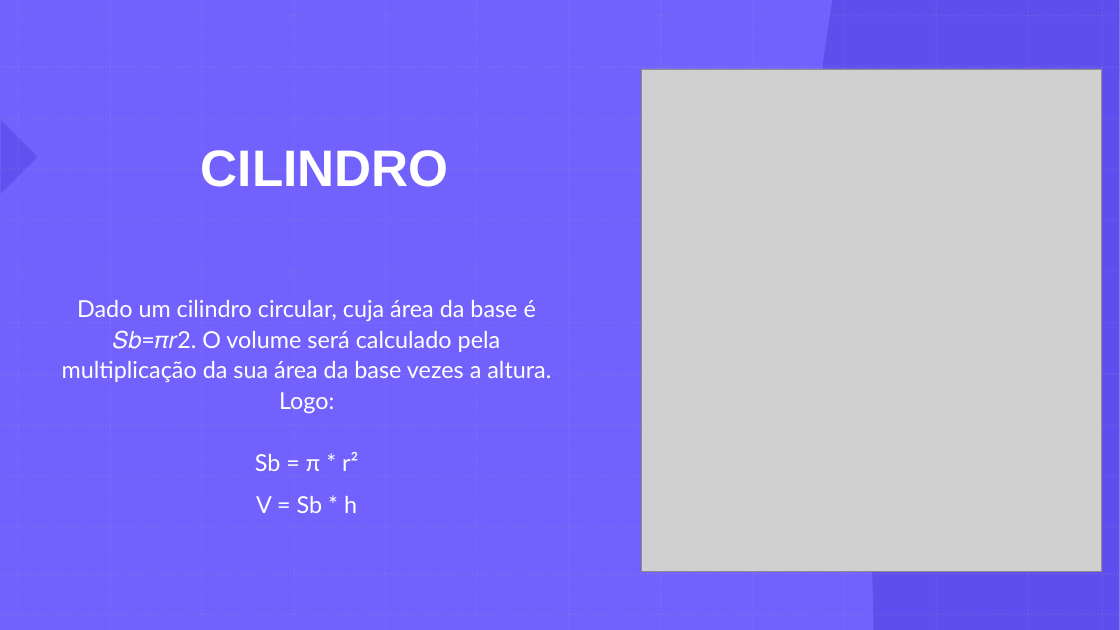
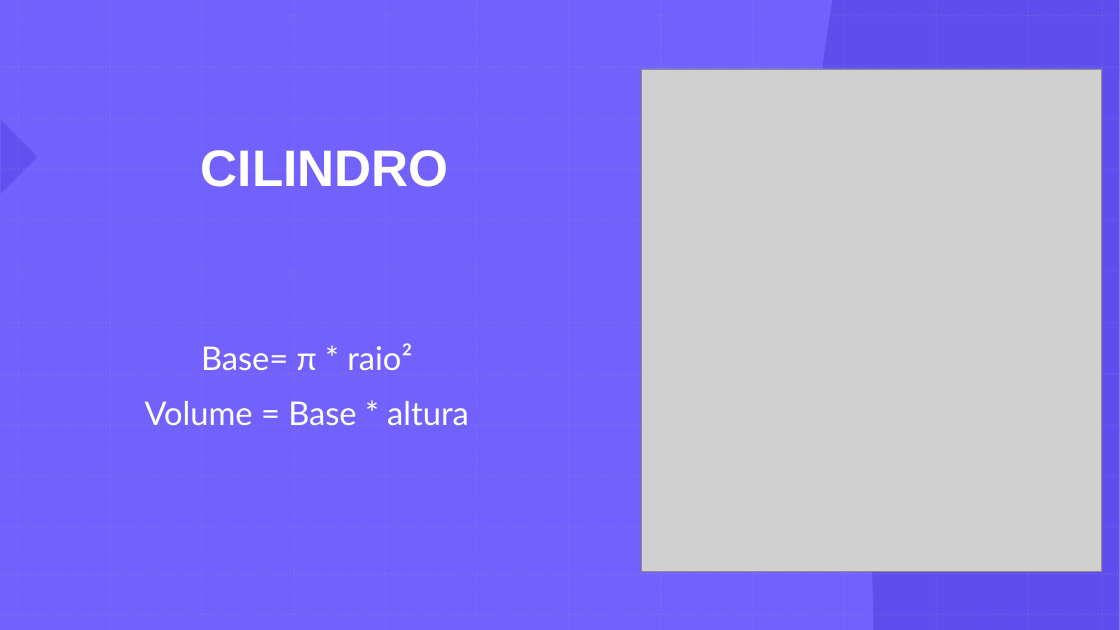
Before and after one commit to GabrielDSS0/ETEC-Coisas-Escolares, a slide deck: slide 15 of 1 etim ds 2022/EAMT/Trabalho Acadêmico/Relatório (a importância dos ecopontos)/A importância da separação dos recicláveis 3/Ecopontos - EAMT.pptx (slide 17 before the commit). Drawn at 1120x630 pixels with LibreOffice and Linux fonts; fonts in the diff are those of the drawing; grey boxes stand for pictures. Boxes give left, top, right and bottom in pixels: in the first picture for what was removed or moved away, otherwise in the second. Text is boxed around its words. In the diff, an @@ line names an element or a change of style, - is before the commit and + after.

```diff
--- a/1 etim ds 2022/EAMT/Trabalho Acadêmico/Relatório (a importância dos ecopontos)/A importância da separação dos recicláveis 3/Ecopontos - EAMT.pptx
+++ b/1 etim ds 2022/EAMT/Trabalho Acadêmico/Relatório (a importância dos ecopontos)/A importância da separação dos recicláveis 3/Ecopontos - EAMT.pptx
@@ text at (x1=145, y1=343, x2=469, y2=426): text changed; size 20 to 28 pt @@
-Dado um cilindro circular, cuja área da base é 𝑆𝑏=𝜋𝑟2. O volume será calculado pela multiplicação da sua área da base vezes a altura. Logo:
-Sb = π * r²
-V = Sb * h
+Base= π * raio²
+Volume = Base * altura
```
Also in this commit, not shown: 4 other slides changed, 2 slides removed, 1 other file.
